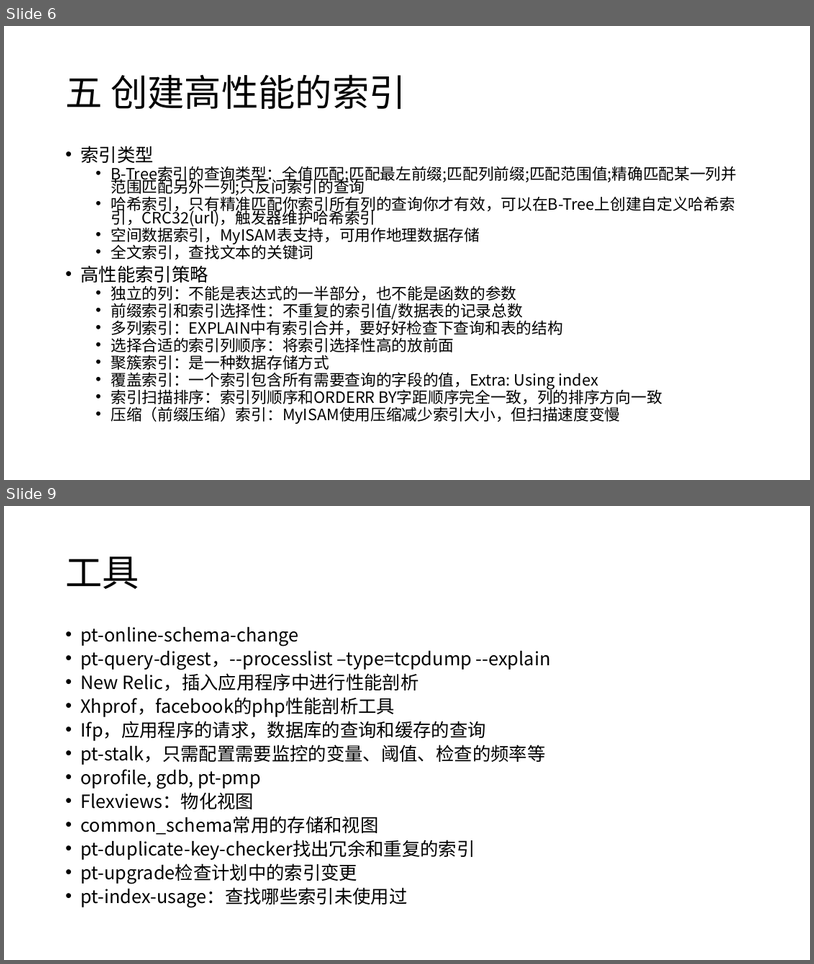
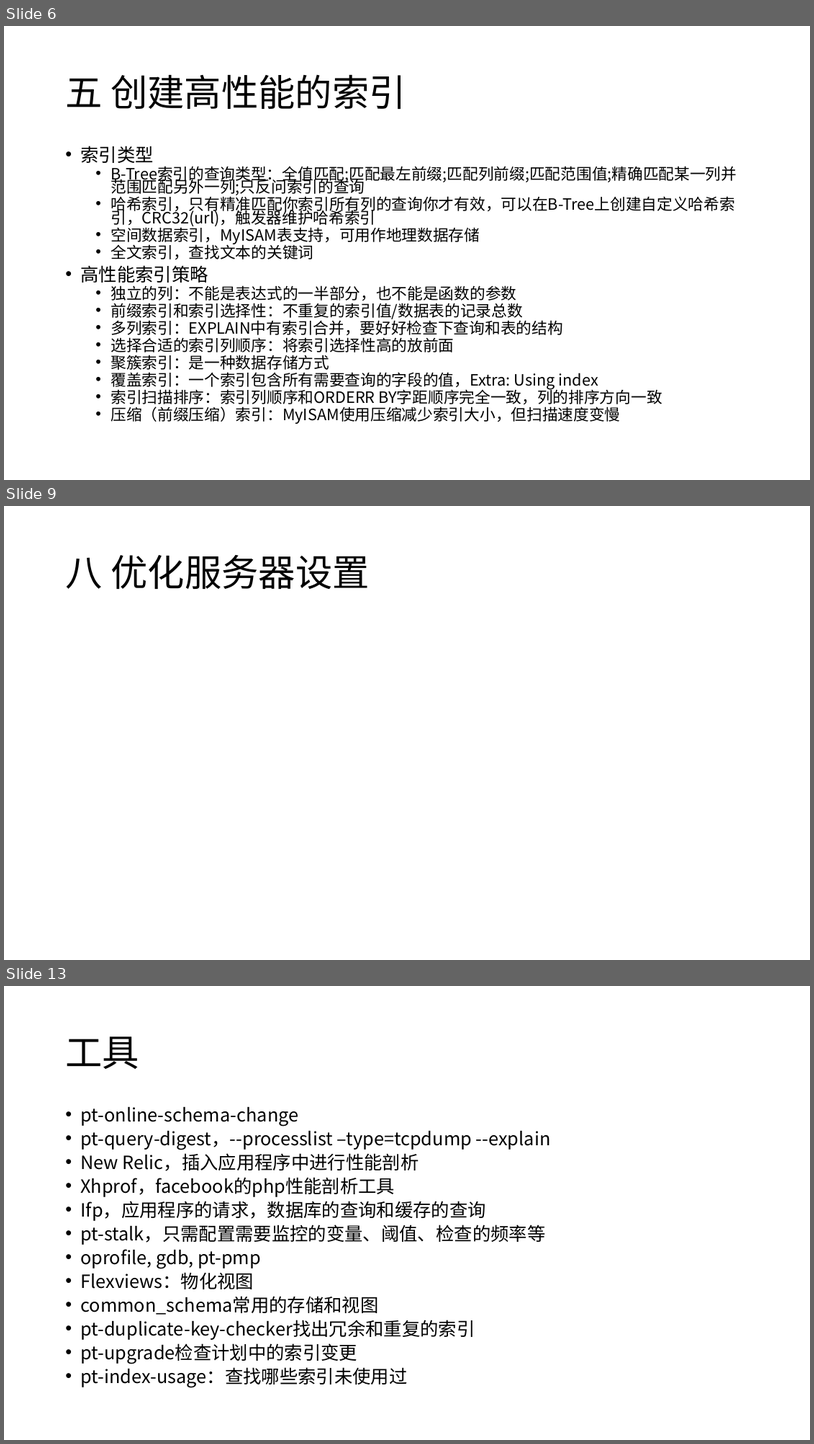
Before and after one commit to zzsure/computer-course-reading, a slide deck: High Performance MySQL.pptx. Shown one above the other, each under a label of ours: slides 6 and 9 before the commit, slides 6, 9 and 13 after it; the slides between them are not shown. The pictures are 814x964 and 814x1444 pixels, drawn with LibreOffice and Linux fonts; fonts in the diff are those of the drawing. Boxes give left, top, right and bottom in pixels: in the first picture for what was removed or moved away, otherwise in the second. Text is boxed around its words. In the diff, an @@ line names an element or a change of style, - is before the commit and + after.

```diff
--- a/High Performance MySQL.pptx
+++ b/High Performance MySQL.pptx
@@ slide 9 added at <box>4,506,810,960</box>, background #FFFFFF @@
@@ title added at <box>65,555,370,589</box>, 44 pt, text #000000 @@
+八 优化服务器设置
@@ what was slide 9 is now slide 13 @@
```
Also in this commit, not shown: 2 slides changed, 3 other slides added, 2 other files.
